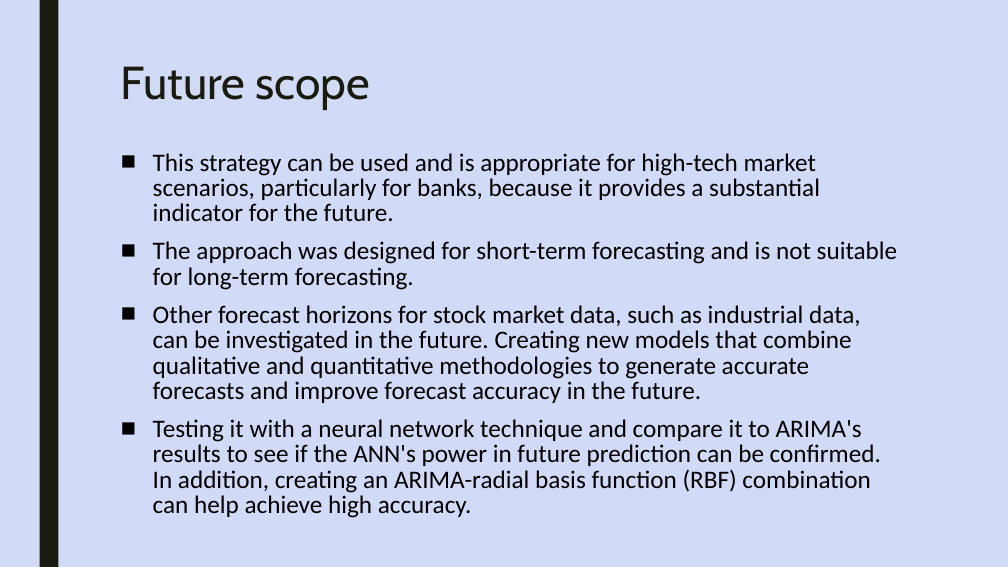
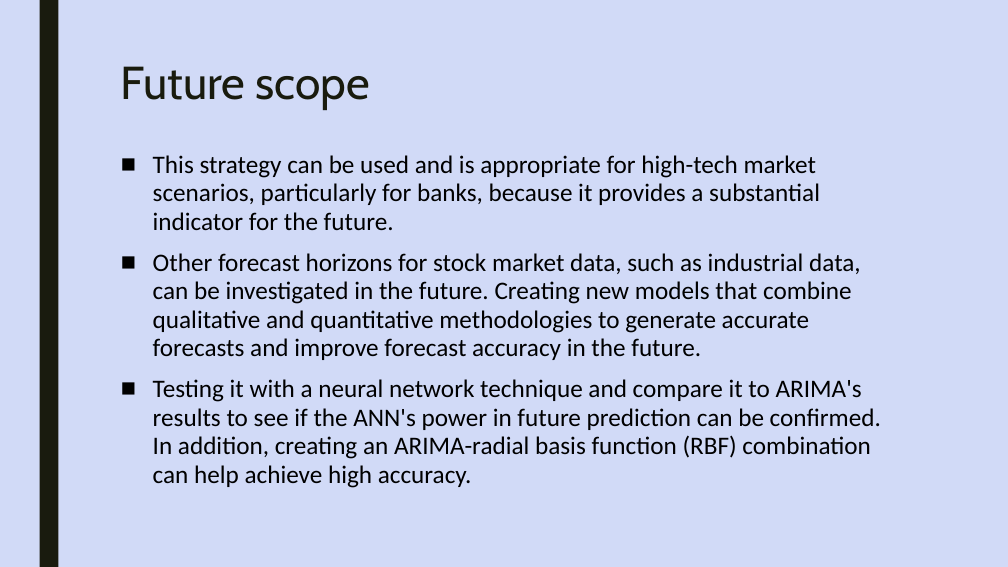
Before and after one commit to smit53/Review-Paper_ARIMA-Model, a slide deck: slide 16 of review paper/Time series analysis.pptx. Drawn at 1008x567 pixels with LibreOffice and Linux fonts; fonts in the diff are those of the drawing. Boxes give left, top, right and bottom in pixels: in the first picture for what was removed or moved away, otherwise in the second. Text is boxed around its words. In the diff, an @@ line names an element or a change of style, - is before the commit and + after.

Commit message:
after ppt

```diff
--- a/review paper/Time series analysis.pptx
+++ b/review paper/Time series analysis.pptx
@@ text "This strategy can be used ..." at [153, 155, 881, 488]: line spacing 0.84 to 0.94 @@
@@ text at [153, 241, 898, 290]: paragraph removed @@
-■ The approach was designed for short-term forecasting and is not suitable for long-term forecasting.
```
Also in this commit, not shown: 4 other files.
